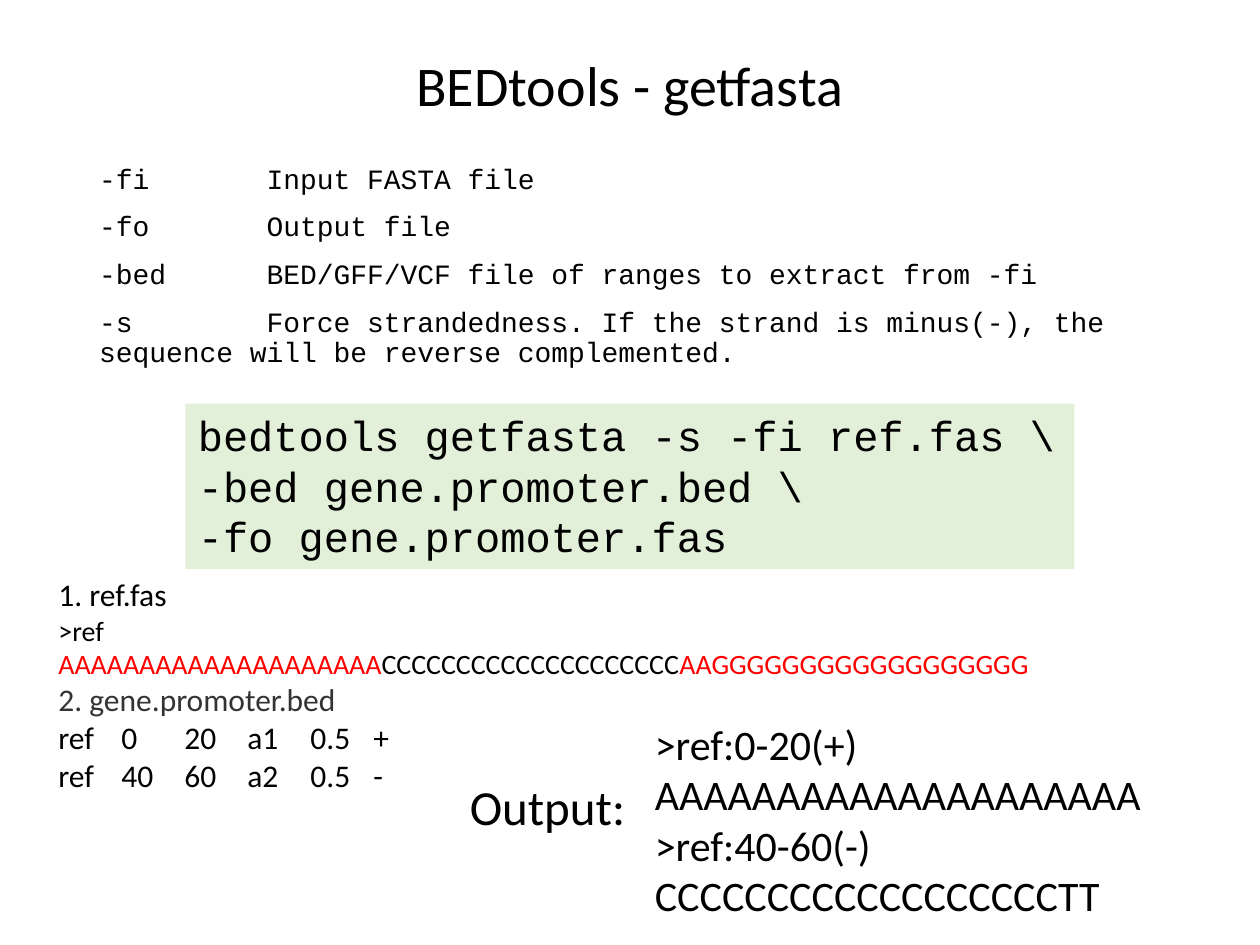
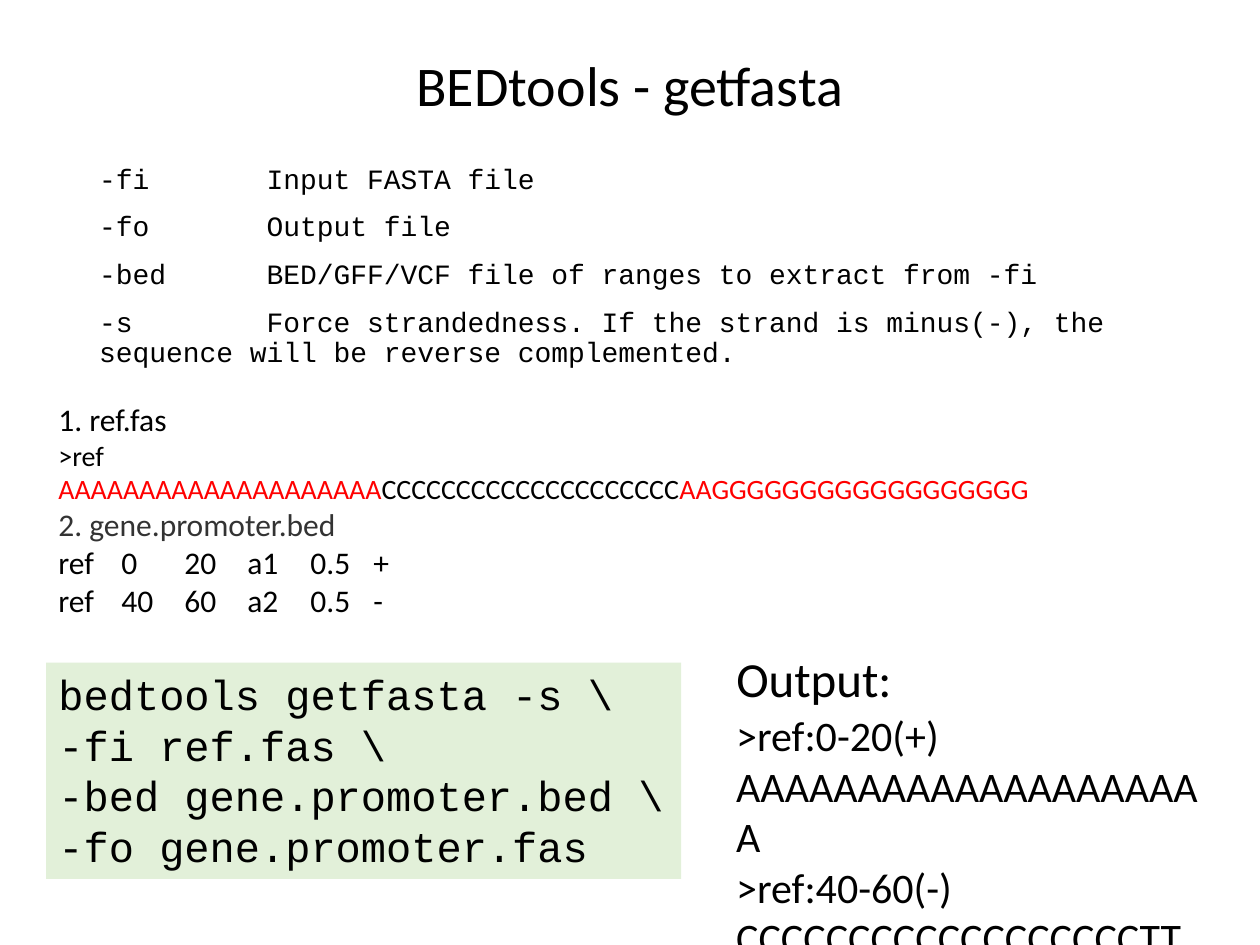
Before and after one commit to liu3zhenlab/teaching, a slide deck: slide 13 of PLPTH813Bioinformatis/2023/lectures/lecture13_BEDtools.pptx (slide 12 before the commit). Drawn at 1260x945 pixels with LibreOffice and Linux fonts; fonts in the diff are those of the drawing. Boxes give left, top, right and bottom in pixels: in the first picture for what was removed or moved away, otherwise in the second. Text is boxed around its words. In the diff, an @@ line names an element or a change of style, - is before the commit and + after.

Commit message:
BEDtools

```diff
--- a/PLPTH813Bioinformatis/2023/lectures/lecture13_BEDtools.pptx
+++ b/PLPTH813Bioinformatis/2023/lectures/lecture13_BEDtools.pptx
@@ text "1. ref.fas": place and size @@
-text "1. ref.fas" at <box>58,584,1028,788</box>
+text "1. ref.fas" at <box>58,409,1028,613</box>
@@ text "Output:": place and size @@
-text "Output:" at <box>470,793,625,833</box>
+text "Output:" at <box>736,665,891,705</box>
@@ rectangle "bedtools getfasta -s \": place and size @@
-rectangle "bedtools getfasta -s \" at <box>185,403,1075,568</box>
+rectangle "bedtools getfasta -s \" at <box>47,663,682,879</box>
@@ text in rectangle at <box>58,680,562,762</box>: text changed @@
-bedtools getfasta -s -fi ref.fas \
+bedtools getfasta -s \
+-fi ref.fas \
@@ text ">ref:0-20(+)" rewrapped from <box>655,729,1141,912</box> to <box>736,720,952,909</box> @@
```
Also in this commit, not shown: 11 other slides changed, 4 slides added, 1 slide removed, 2 other files.
